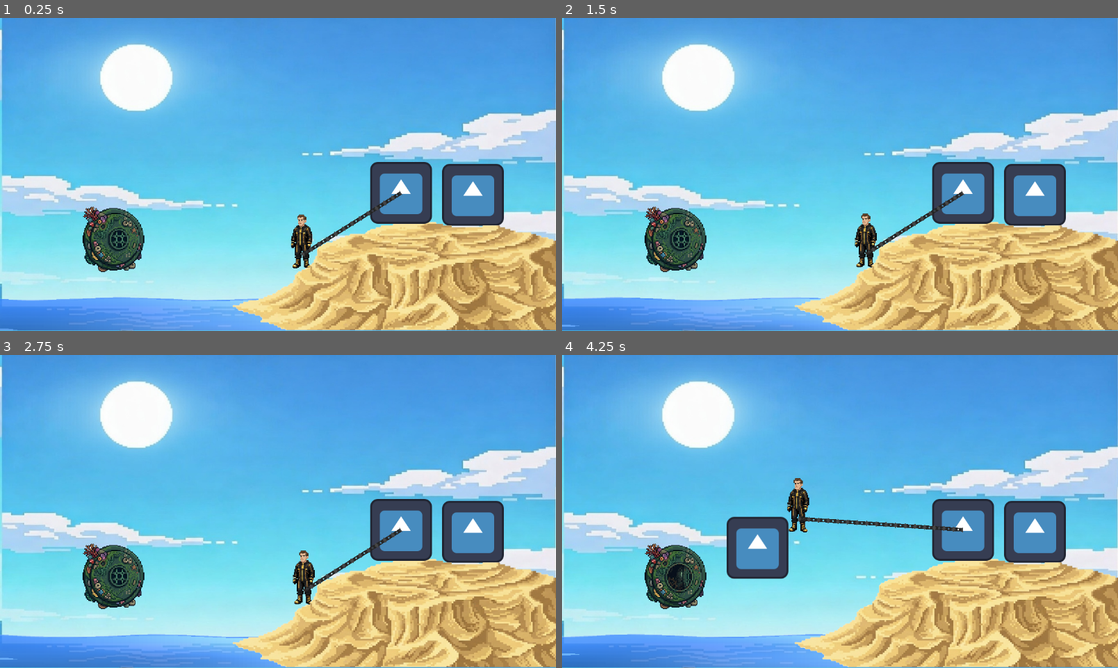
Above: before the commit, frames 1-4 (two rows, left to right).
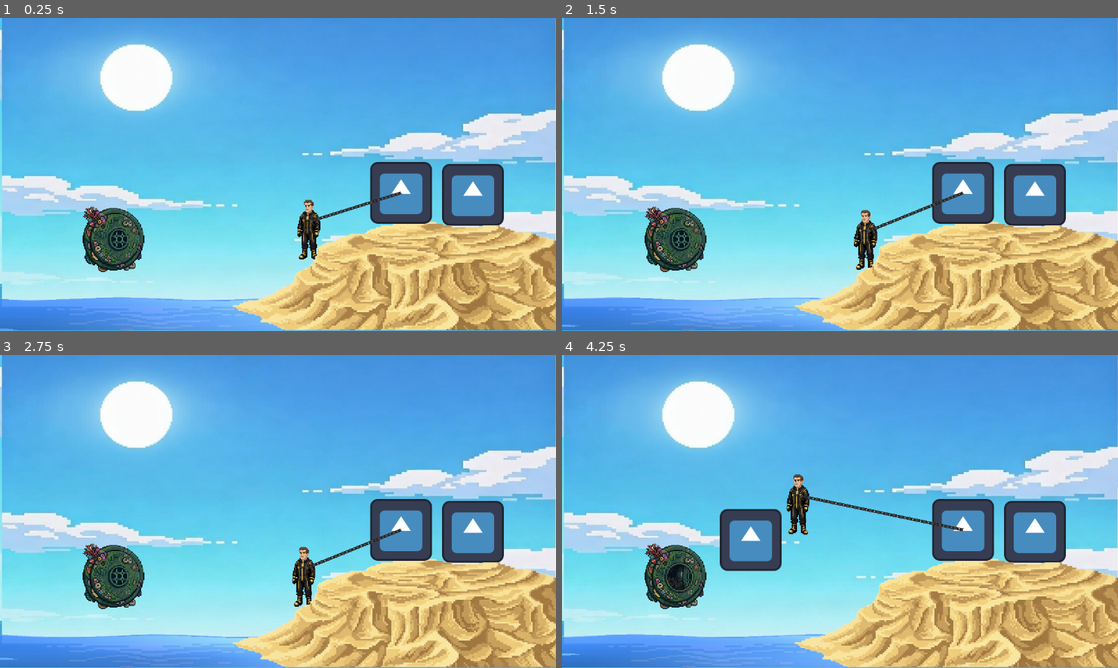
Above: after the commit, the same moments.

Repository: Jadiefication/Campfire-GameJam
Game: Godot game, scene res://scenes/base.tscn
The game is run twice, just before and just after one commit, with the same random seed, the same clock (stepped at 60 frames per second) and the same inputs. The engine's default icon, where the game draws it, is replaced by a stand-in: a white triangle on a blue panel in a dark square.
Inputs:
- Up to frame 1 (0.25 s): no input
- Up to frame 2 (1.5 s): tap Enter at 0.5 s; hold Right (move_right) 0.53-1.28 s; tap Space at 1.25 s; hold S (move_down) from 1.28 s (still down)
- Up to frame 3 (2.75 s): release S (move_down) at 2.03 s; hold Right (move_right) from 2.03 s (still down)
- Up to frame 4 (4.25 s): tap Enter at 2.75 s; release Right (move_right) at 2.78 s; hold W (move_up) 2.78-3.53 s; hold A (move_left) from 3.53 s (still down)

The runs differ from the first frame. In frame 1, 1.0% of the frame differs, in the area x 52-73%, y 55-80%; in frame 2, 0.7%; in frame 3, 0.7%; in frame 4, 2.9%, in the area x 28-73%, y 38-72%.

Commit message:
PLAYER....

Diff:
--- a/scenes/base.tscn
+++ b/scenes/base.tscn
@@ -124,7 +124,7 @@
 position = Vector2(980, 366)
 
 [node name="NiggAdam" parent="." unique_id=1636654684 instance=ExtResource("4_h5ip5")]
-position = Vector2(626, 492)
+position = Vector2(663, 427)
 rope_length = 500.0
 
 [node name="Island" type="StaticBody2D" parent="." unique_id=2020899278]
@@ -154,6 +154,8 @@
 [node name="Line2D" type="Line2D" parent="PinJoint2D" unique_id=1473377462]
 texture_filter = 1
 texture_repeat = 2
+position = Vector2(3.818184, -2.4113474)
+scale = Vector2(0.8181818, 0.75886524)
 points = PackedVector2Array(1, 10, -11, 11, -22, 22, -33, 32, -44, 42, -55, 52, -66, 62, -77, 72, -88, 82, -100, 92, -111, 102, -123, 111, -124, 111)
 width = 20.0
 texture = ExtResource("12_dmaw2")
--- a/scenes/player.tscn
+++ b/scenes/player.tscn
@@ -4,19 +4,31 @@
 [ext_resource type="Texture2D" uid="uid://c0rquuq8yyj7r" path="res://player imgs/ADAMEK.png" id="2_g2els"]
 
 [sub_resource type="CapsuleShape2D" id="CapsuleShape2D_g2els"]
-radius = 20.0
+radius = 18.0
 height = 115.0
+
+[sub_resource type="SpriteFrames" id="SpriteFrames_g2els"]
+animations = [{
+"frames": [{
+"duration": 1.0,
+"texture": ExtResource("2_g2els")
+}],
+"loop": true,
+"name": &"Idle",
+"speed": 5.0
+}]
 
 [node name="CharacterBody2D" type="CharacterBody2D" unique_id=614309881 groups=["player"]]
 script = ExtResource("1_g2els")
 
-[node name="Sprite2D" type="Sprite2D" parent="." unique_id=1958898317 groups=["player"]]
-position = Vector2(-0.9999981, -27.999989)
-scale = Vector2(0.08139535, 0.081117004)
-texture = ExtResource("2_g2els")
-
 [node name="CollisionShape2D" type="CollisionShape2D" parent="." unique_id=862562871 groups=["player"]]
-position = Vector2(-1, -28)
+position = Vector2(-4, 19)
 shape = SubResource("CapsuleShape2D_g2els")
 
 [node name="Node2D" type="Node2D" parent="." unique_id=1636654684 groups=["player"]]
+
+[node name="AnimatedSprite2D" type="AnimatedSprite2D" parent="." unique_id=2082134256]
+position = Vector2(-5.000002, 17.62501)
+scale = Vector2(0.08720931, 0.08992689)
+sprite_frames = SubResource("SpriteFrames_g2els")
+animation = &"Idle"
